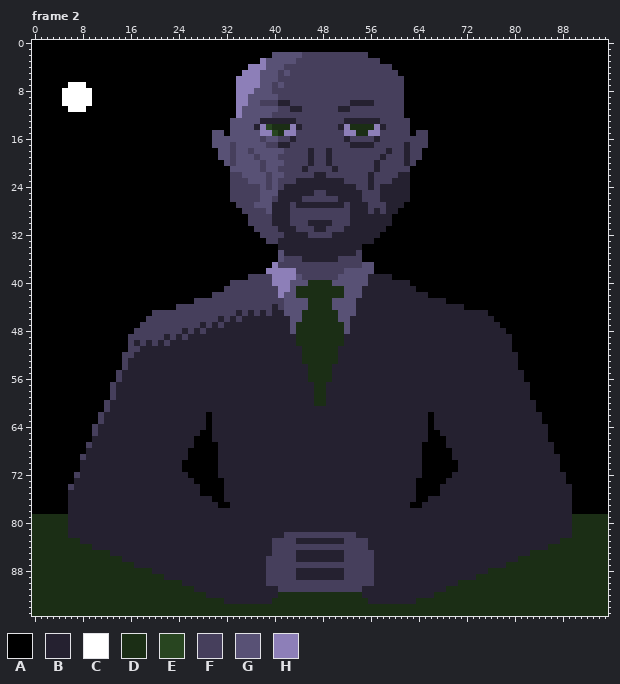
Two states of a pixel-art file, assets/art/spokesman.aseprite. Above: the version before the commit.
96x96 pixels, 2 frames. Shown: frame 2. The commit also changed other frames, which this record leaves out.
Palette (. is transparent): A #000000  B #252130  C #ffffff  D #1b2e15  E #284520  F #463f5c  G #585175  H #8d7fb8
Pixels before, frame 2 (only the part around the change), first column x 36:
 2 AAAAGGGGGFFFFFFFFFFFAA
 3 AAHGGGGGFFFFFFFFFFFFFF
 4 HHHGGGFFFFFFFFFFFFFFFF
 5 HHGGGFGFFFFFFFFFFFFFFF
 6 HHGGGFFFFFFFFFFFFFFFFF
 7 HHGGFGFFFFFFFFFFFFFFFF
 8 HGGGFFFFFFFFFFFFFFFFFF
 9 GGGGGFFFFFFFFFFFFFFFFF
10 GGFFFBBFFFFFFFFFFBBBBF
11 GGGGGFFBBFFFFFFBBFFFFF
12 GGGGFFFFFFFFFFFFFFFFFF
13 GGBBBBBBFFFFFFFFBBBBBB
14 GBHEDDDHBFFFFFFBHDDDDH
15 GGHHEDHHFFFFFFFFHHDDHH
16 GGFGGFFBFFFFFFFFBFFFFB
17 GGGFFBBFFFFFFFFFFBBBBF
18 FGGGGGFFFFBFFBFFFFFFFF
19 GFGGGFFFFFBFFBFFFFFFFF
20 GGFGGGFFFFBFFBFFFFFFFB
21 GGFGGFFFFBFFFFBFFFFFFB
22 GGGFGGFFFFFBBFFFFFFFBF
23 GGGFGFFFBBBBBBBBFFFFBF
24 FFGFGFBBBBBBBBBBBBFFBF
25 FFGGGBBBBBBFFBBBBBBFFF
26 FFGGFBBBBFFFFFFBBBBFFF
27 FGGGBBBFBBBBBBBBFBBBFF
28 FFFGBBBFFFFFFFFFFBBBFB
29 FFFFBBBFFFFFFFFFFBBBBB
30 FFFFBBBFFFBBBBFFFBBBBB
31 AFFFFBBBFFFBBFFFBBBBBB
32 AAFFFFBBBBFFFFBBBBBBBB
33 AAAFFBBBBBBBBBBBBBBBBA
34 AAAAABBBBBBBBBBBBBBAAA
35 AAAAAGBBBBBBBBBBBBFAAA
Once edited:
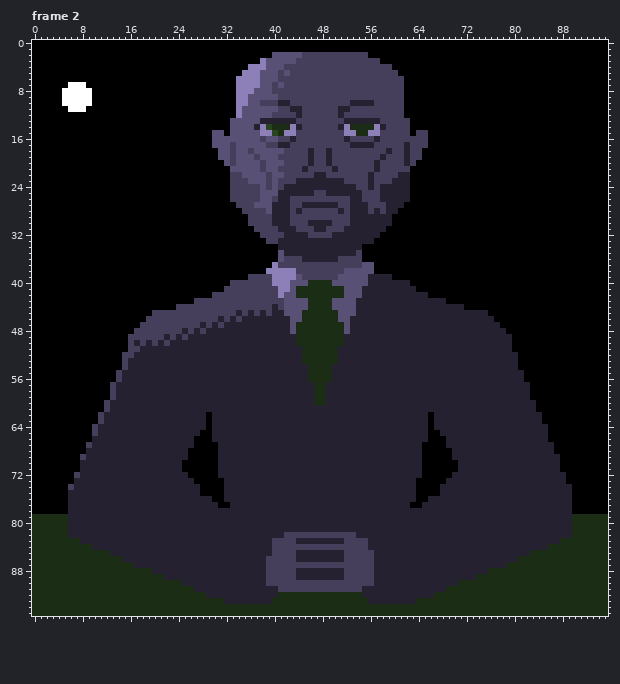
What changed:
layer "Frowning" now shown
layer "Smiling" now hidden
Changed rows in their new state; - is an unchanged pixel.
Frame 2:
first column x 44:
12 B------B
first column x 43:
26 FF------FF
27 -F------F-
28 -B------B-
Where, in picture pixels (left, top, right, bottom), the same in both pictures:
changed: (296, 112, 302, 118)
changed: (338, 112, 344, 118)
changed: (290, 196, 302, 214)
changed: (338, 196, 350, 214)
